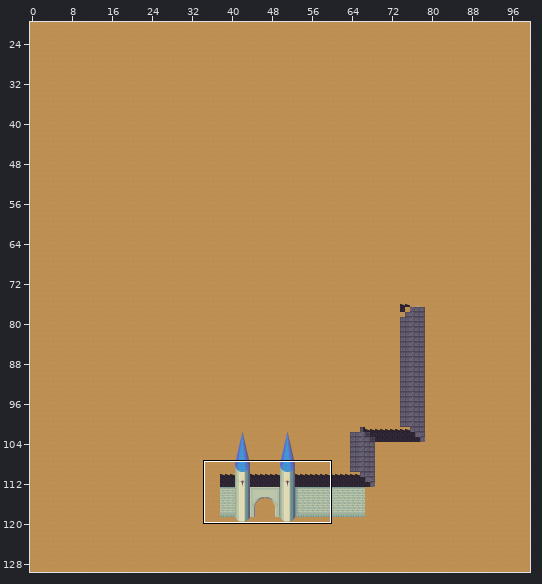
Tiled map, stored at maps/spawn.tmx. The first picture is a wide view before the edit; the outline marks the close-up.
Close-up. First the earlier version:
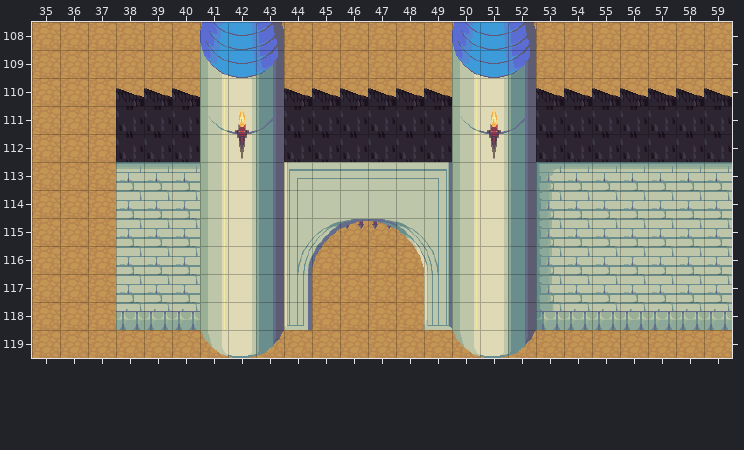
Cells are 32x32 px. Shown: x 35..59, y 108..119. The commit also changed other parts of the map, which this record leaves out.
The same view after the edit:
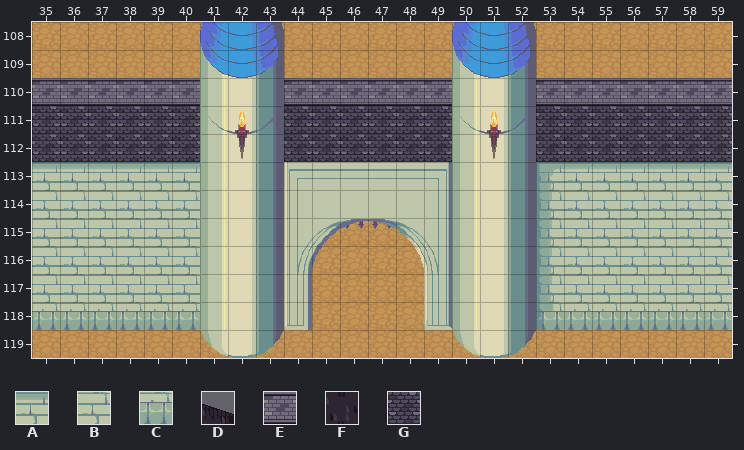
Key: from "castle_outside": A 57, B 58, C 130; from "house": D 31, E 37, F 46, G 56.
_ is an empty cell, . an unchanged one.
From old to new:
--- layer "Ground #2"
@@ x 35..37 @@
-116 ___
-117 ___
-118 ___
+116 BBB
+117 BBB
+118 CCC
--- layer "Over"
@@ x 38..59 @@
-110 DDD...DDDDDD...DDDDDDD
-111 FFF...FFFFFF...FFFFFFF
-112 FFF...FFFFFF...FFFFFFF
+110 ___...______..._______
+111 ___...______..._______
+112 ___...______..._______
--- layer "Over #2"
@@ x 35..59 @@
-110 ______...______..._______
-111 ______...______..._______
-112 ______...______..._______
-113 ___......................
-114 ___......................
-115 ___......................
+110 EEEEEE...EEEEEE...EEEEEEE
+111 GGGGGG...GGGGGG...GGGGGGG
+112 GGGGGG...GGGGGG...GGGGGGG
+113 AAA......................
+114 BBB......................
+115 BBB......................
Pixel boxes of the changes (left, top, right, bottom) in both close-ups:
changed: (32, 78, 200, 330)
changed: (284, 78, 452, 162)
changed: (536, 78, 732, 162)
